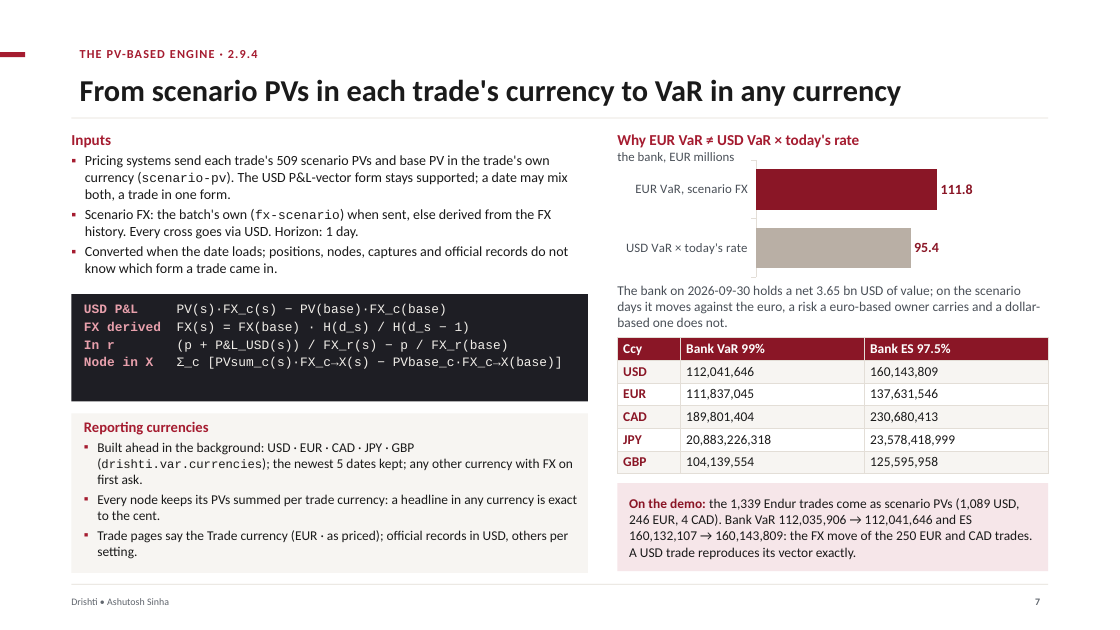
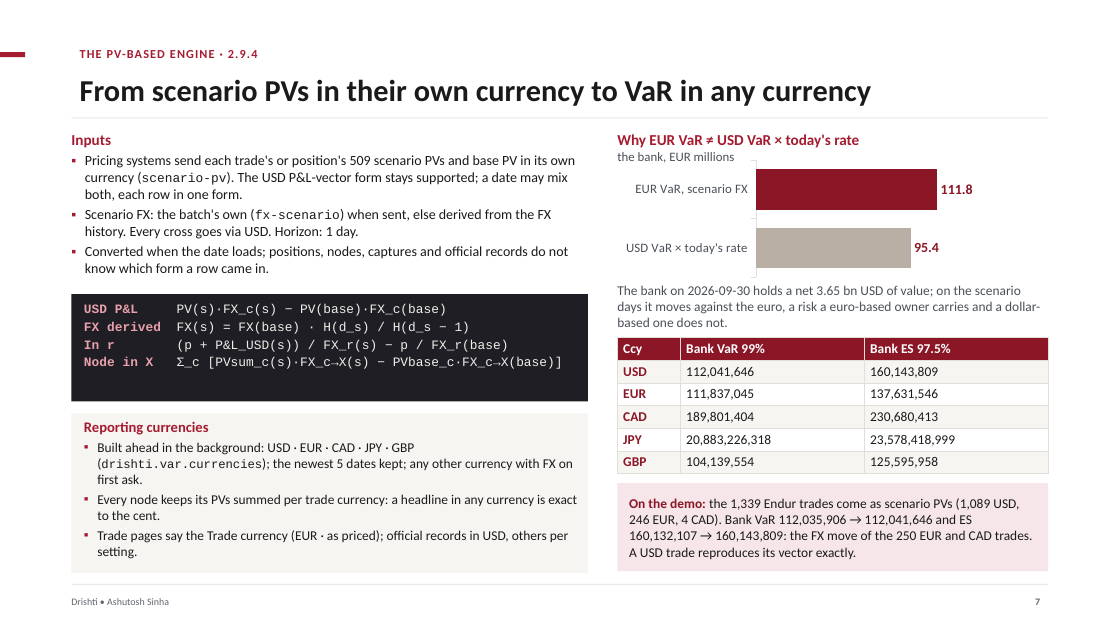
Before and after one commit to ajsinha/drishti, a slide deck: slide 7 of docs/publications/Drishti-VaR-Engine.pptx. Drawn at 1120x630 pixels with LibreOffice and Linux fonts; fonts in the diff are those of the drawing. Boxes give left, top, right and bottom in pixels: in the first picture for what was removed or moved away, otherwise in the second. Text is boxed around its words. In the diff, an @@ line names an element or a change of style, - is before the commit and + after.

Commit message:
The VaR engine deck says trades or positions wherever both apply

```diff
--- a/docs/publications/Drishti-VaR-Engine.pptx
+++ b/docs/publications/Drishti-VaR-Engine.pptx
@@ title at (80,79,871,106): text changed @@
-From scenario PVs in each trade's currency to VaR in any currency
+From scenario PVs in their own currency to VaR in any currency
@@ text at (85,155,576,201): text changed @@
-▪ Pricing systems send each trade's 509 scenario PVs and base PV in the trade's own currency (scenario-pv). The USD P&L-vector form stays supported; a date may mix both, a trade in one form.
+▪ Pricing systems send each trade's or position's 509 scenario PVs and base PV in its own currency (scenario-pv). The USD P&L-vector form stays supported; a date may mix both, each row in one form.
@@ text at (85,246,568,273): text changed @@
-▪ Converted when the date loads; positions, nodes, captures and official records do not know which form a trade came in.
+▪ Converted when the date loads; positions, nodes, captures and official records do not know which form a row came in.
```
Also in this commit, not shown: 7 other slides changed, 1 other file.
